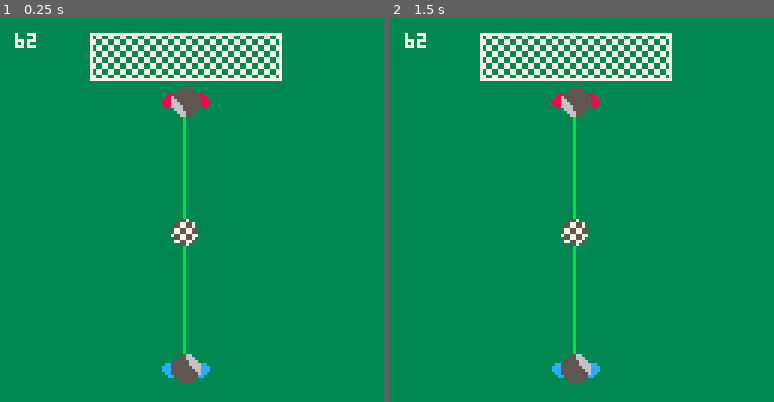
Above: before the commit, frames 1-2 (left to right).
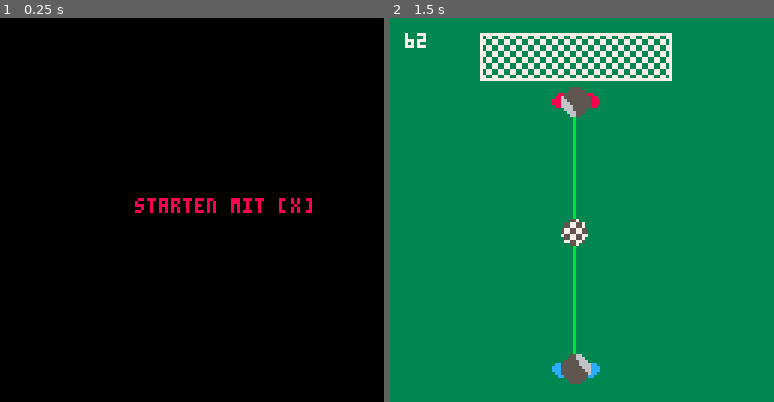
Above: after the commit, the same moments.

Repository: zothynine/torchance
Game: PICO-8 cartridge elfmeter.p8
Two runs of this game, one before a commit and one after it. Both use one fixed random seed, a clock stepped at 60 frames per second and the inputs below.
Inputs:
- Up to frame 1 (0.25 s): no input
- Up to frame 2 (1.5 s): tap X (X key) at 1.07 s

The runs differ from the first frame. In frame 1, 100% of the frame differs, in the area x 0-100%, y 0-100%; in frame 2, nothing differs.

Commit message:
Create simple startscreen

Diff:
--- a/elfmeter.p8
+++ b/elfmeter.p8
@@ -11,17 +11,27 @@
 	player.y = 109
 	target_x = 62
 	aim_x = set_aim_x(target_x)
-	_update60 = upadte_aim
-	_draw = draw_aim
+	_update60 = update_start
+	_draw = draw_start
 end
 
-function _update60()
+function _update60()end
+
+function _draw()end
+-->8
+--start
+
+function update_start()
+	if btnp(5) then
+		_update60 = update_aim
+		_draw = draw_aim
+	end
 end
 
-function _draw()
+function draw_start()
+	cls()
+	print("starten mit [x]",45,60,8)
 end
--->8
---start
 -->8
 --aim
 
@@ -29,7 +39,7 @@
 	aim_x = x
 end
 
-function upadte_aim()
+function update_aim()
 	if btn(0) and player.x>0 then
 		player.x-=1
 		target_x+=1
